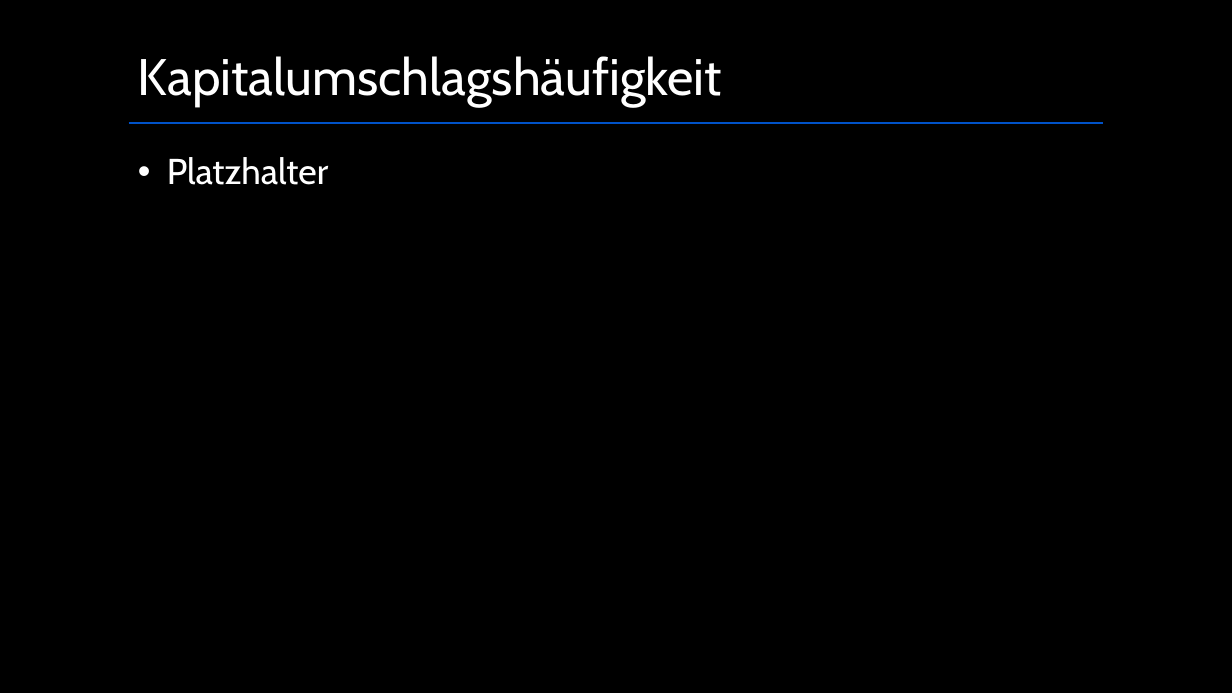
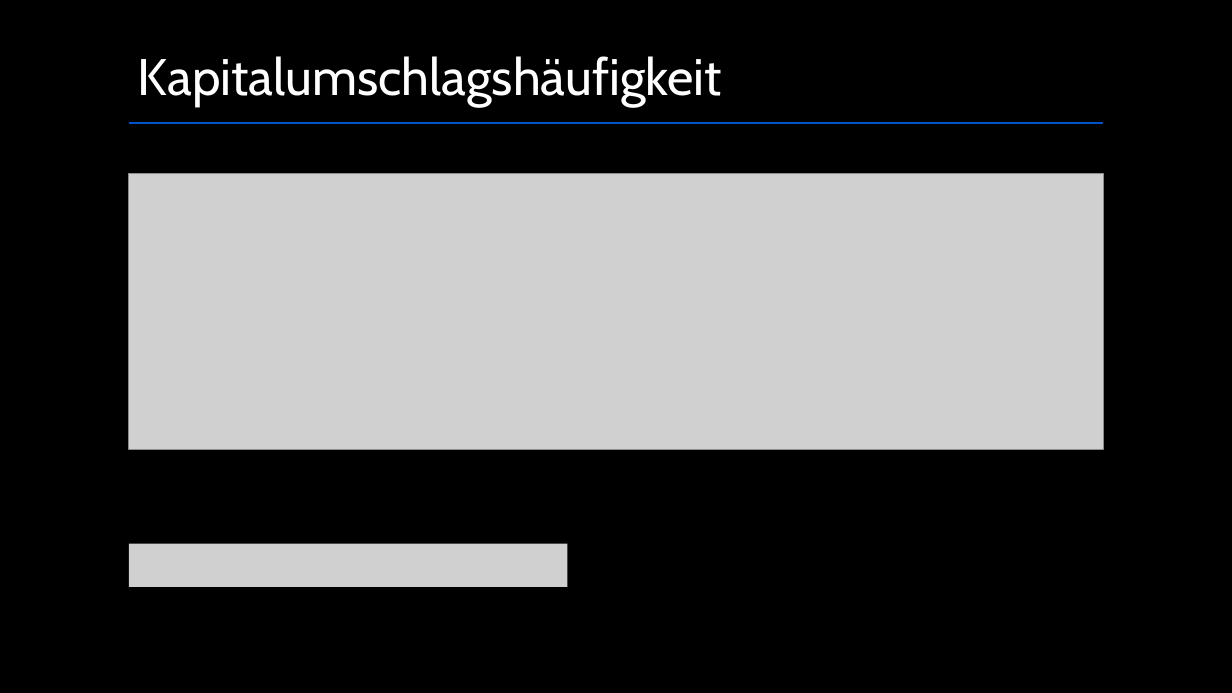
Before and after one commit to maHlavacek/Kennzahlen-BWM, a slide deck: slide 10 of Presentation-Kennzahlen.pptx. Drawn at 1232x693 pixels with LibreOffice and Linux fonts; fonts in the diff are those of the drawing; grey boxes stand for pictures. Boxes give left, top, right and bottom in pixels: in the first picture for what was removed or moved away, otherwise in the second. Text is boxed around its words. In the diff, an @@ line names an element or a change of style, - is before the commit and + after.

```diff
--- a/Presentation-Kennzahlen.pptx
+++ b/Presentation-Kennzahlen.pptx
@@ picture added at <box>128,173,1104,449</box> @@
@@ text removed at <box>167,157,329,185</box> @@
-• Platzhalter
@@ picture added at <box>128,543,567,587</box> @@
```
Also in this commit, not shown: 6 other slides changed, 1 slide added.
